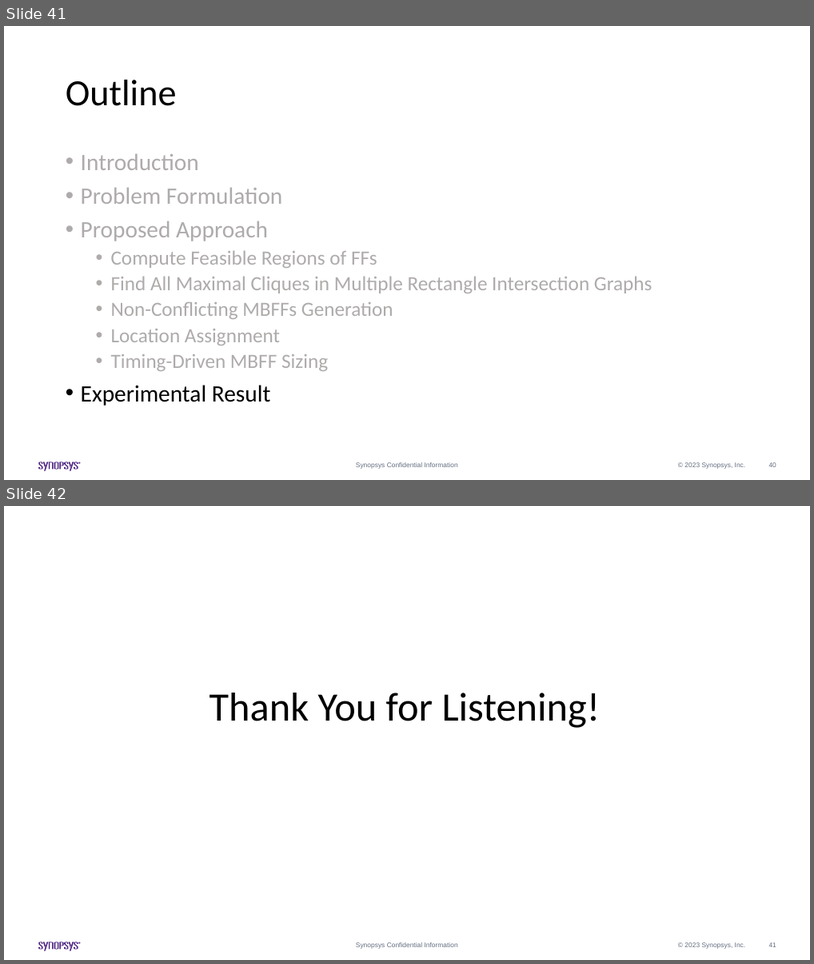
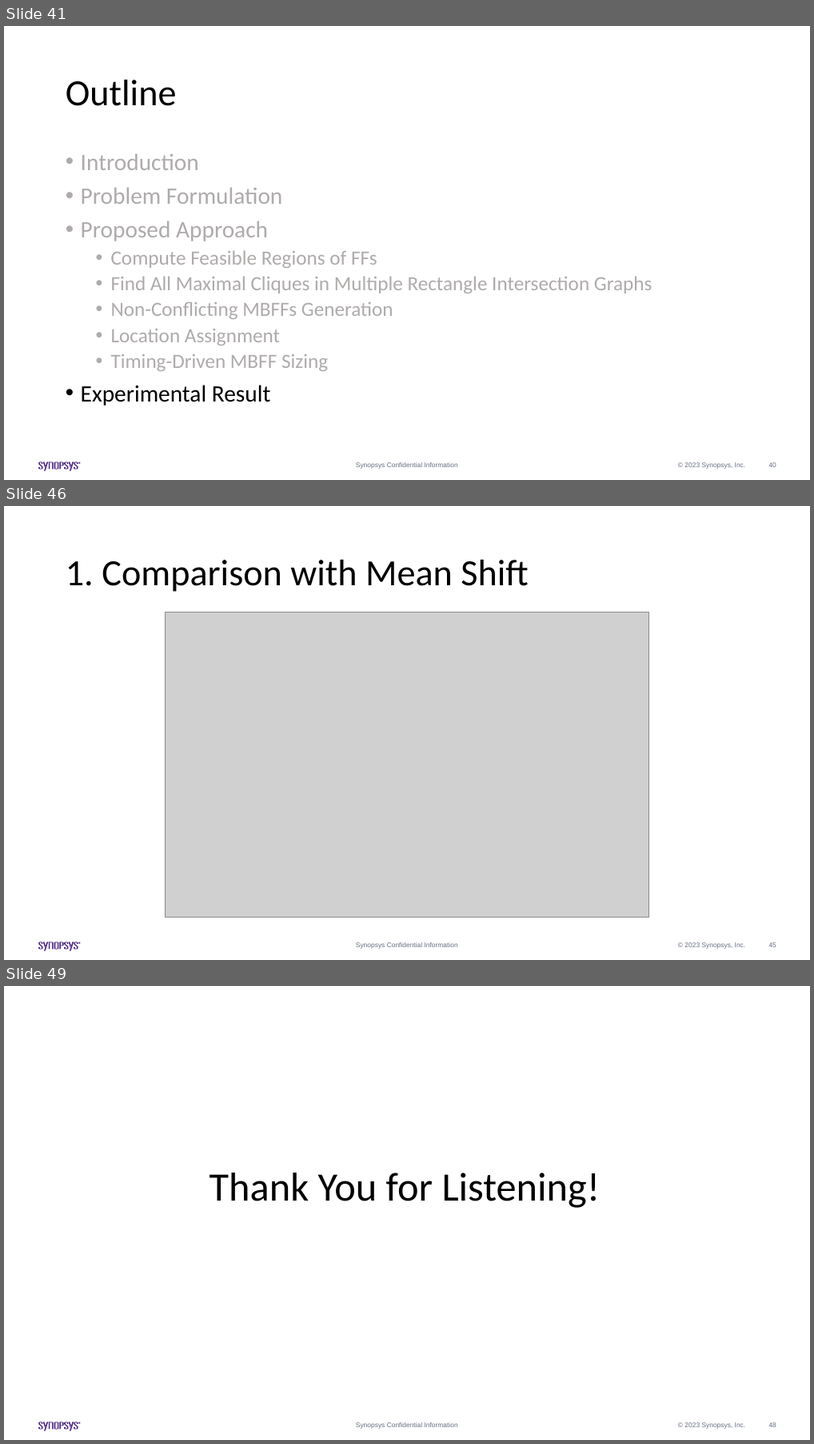
Before and after one commit to Pacific-Feng-Studuies/Studied-Papers, a slide deck: Synopsys Intern/Generation of Mixed-Driving Multi-Bit Flip-Flops for Power/Generation of Mixed-Driving Multi-Bit Flip-Flops for Power.pptx. Shown one above the other, each under a label of ours: slides 41 and 42 before the commit, slides 41, 46 and 49 after it; the slides between them are not shown. The pictures are 814x964 and 814x1444 pixels, drawn with LibreOffice and Linux fonts; fonts in the diff are those of the drawing; grey boxes stand for pictures. Boxes give left, top, right and bottom in pixels: in the first picture for what was removed or moved away, otherwise in the second. Text is boxed around its words. In the diff, an @@ line names an element or a change of style, - is before the commit and + after.

```diff
--- a/Synopsys Intern/Generation of Mixed-Driving Multi-Bit Flip-Flops for Power/Generation of Mixed-Driving Multi-Bit Flip-Flops for Power.pptx
+++ b/Synopsys Intern/Generation of Mixed-Driving Multi-Bit Flip-Flops for Power/Generation of Mixed-Driving Multi-Bit Flip-Flops for Power.pptx
@@ slide 46 added at [4,506,810,960], background #FFFFFF; not listed: 14 template elements that a slide beside it also shows @@
@@ title added at [66,560,528,592], 44 pt, text #000000 @@
+1. Comparison with Mean Shift
@@ picture added at [165,612,649,917] @@
@@ what was slide 42 is now slide 49 @@
@@ page number at [770,1422,777,1427]: text changed @@
-41
+48
```
Also in this commit, not shown: 6 other slides added.
